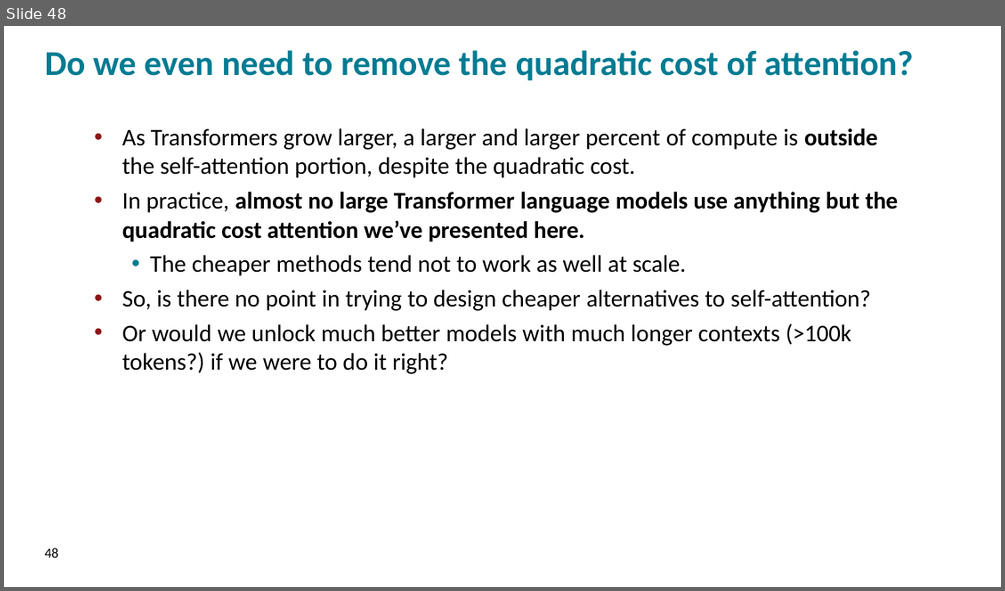
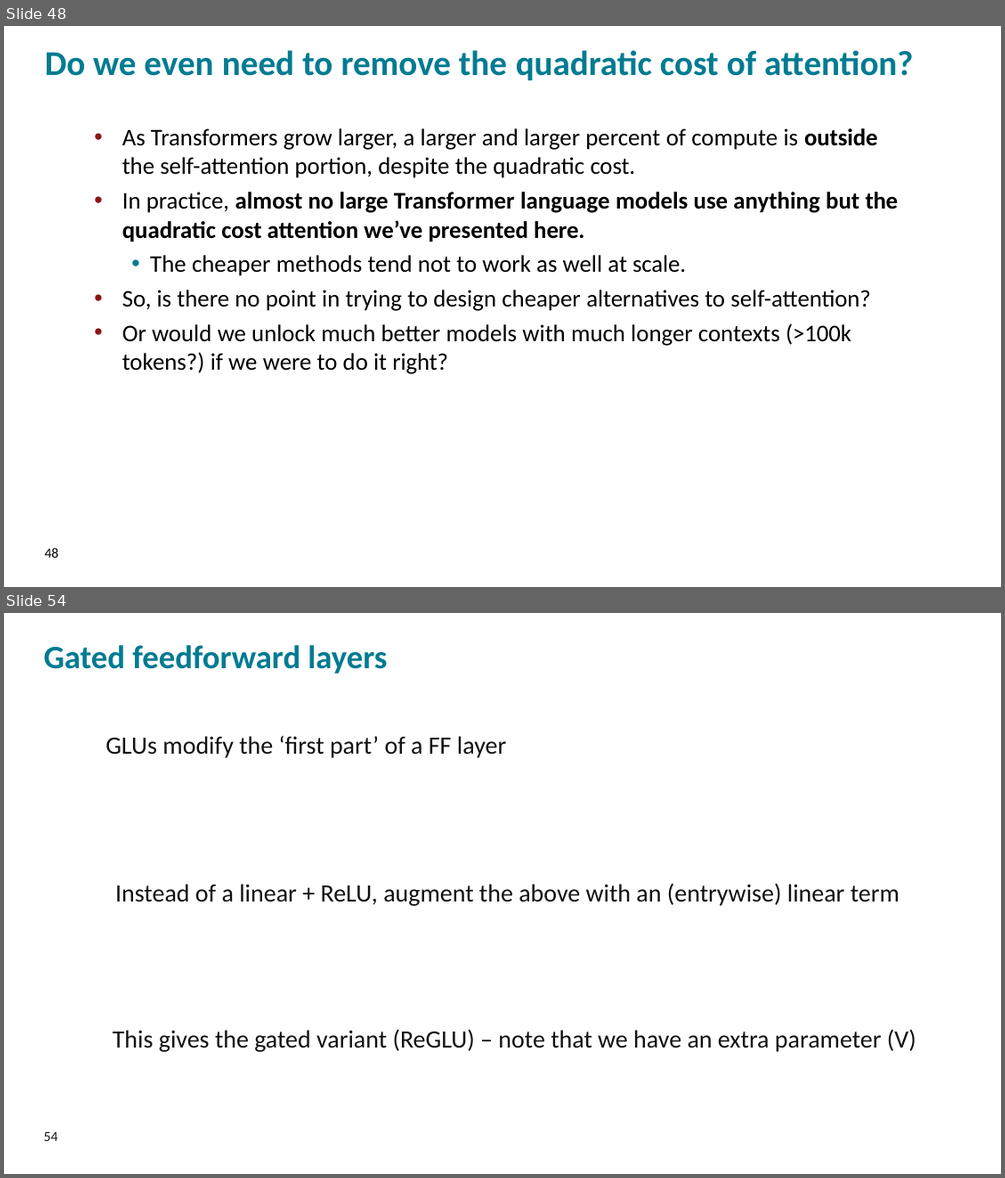
Before and after one commit to FMIPPC/lectures, a slide deck: lecture_03.pptx. Shown one above the other, each under a label of ours: slide 48 before the commit, slides 48 and 54 after it; the slides between them are not shown. The pictures are 1005x591 and 1005x1178 pixels, drawn with LibreOffice and Linux fonts; fonts in the diff are those of the drawing; background and template pictures are left out. Boxes give left, top, right and bottom in pixels: in the first picture for what was removed or moved away, otherwise in the second. Text is boxed around its words. In the diff, an @@ line names an element or a change of style, - is before the commit and + after.

```diff
--- a/lecture_03.pptx
+++ b/lecture_03.pptx
@@ slide 54 added at bbox=[4, 613, 1001, 1174], background picture (left out) @@
@@ text added at bbox=[44, 645, 387, 674], 31.5 pt, text #007B92, bold @@
+Gated feedforward layers
@@ text added at bbox=[105, 736, 506, 758], 24 pt, text #111111 @@
+GLUs modify the ‘first part’ of a FF layer
@@ text added at bbox=[115, 883, 899, 906], 24.1 pt, text #111111 @@
+Instead of a linear + ReLU, augment the above with an (entrywise) linear term
@@ text added at bbox=[113, 1029, 916, 1052], 24 pt, text #111111 @@
+This gives the gated variant (ReGLU) – note that we have an extra parameter (V)
@@ text added at bbox=[44, 1132, 58, 1141], 13.5 pt, text #111111 @@
+54
```
Also in this commit, not shown: 27 other slides added, 3 other files.
